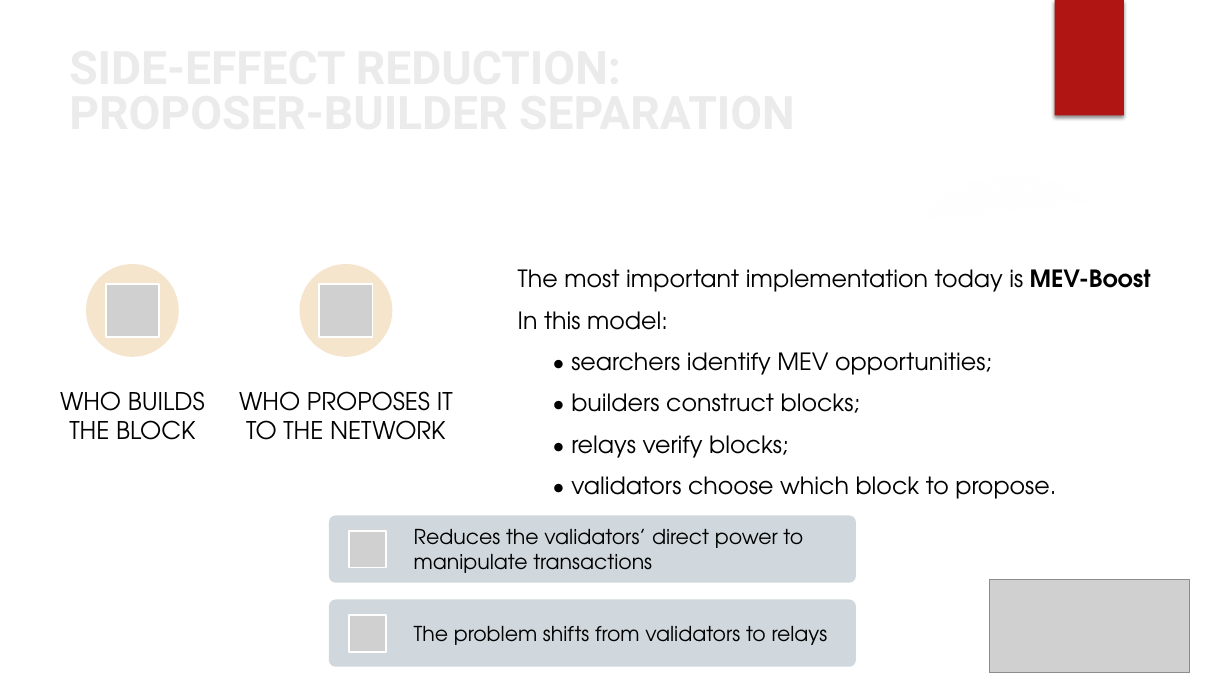
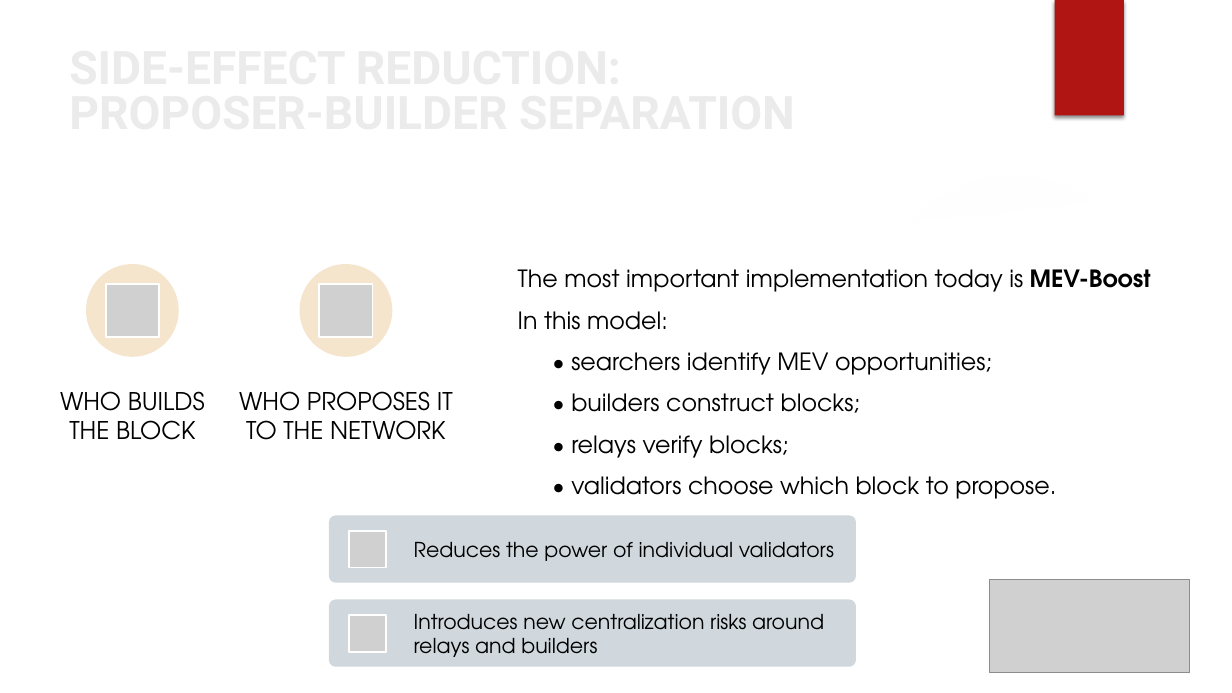
Before and after one commit to CamillaMagistrello/DECENTRALIZED_SYSTEM, a slide deck: slide 9 of SEMINARIO/MEV.pptx. Drawn at 1232x693 pixels with LibreOffice and Linux fonts; fonts in the diff are those of the drawing; grey boxes stand for pictures; background and template pictures are left out. Boxes give left, top, right and bottom in pixels: in the first picture for what was removed or moved away, otherwise in the second. Text is boxed around its words. In the diff, an @@ line names an element or a change of style, - is before the commit and + after.

Commit message:
correzione power point seminario

```diff
--- a/SEMINARIO/MEV.pptx
+++ b/SEMINARIO/MEV.pptx
@@ text at (x1=414, y1=542, x2=834, y2=561): text changed @@
-Reduces the validators’ direct power to manipulate transactions
+Reduces the power of individual validators
@@ text at (x1=414, y1=614, x2=824, y2=657): text changed @@
-The problem shifts from validators to relays
+Introduces new centralization risks around relays and builders
```
Also in this commit, not shown: 7 other slides changed.
